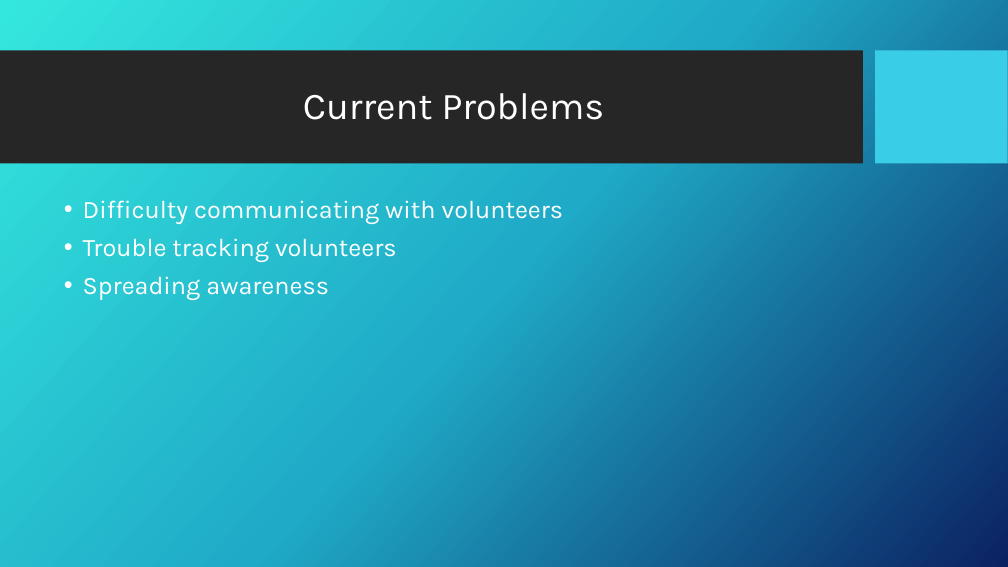
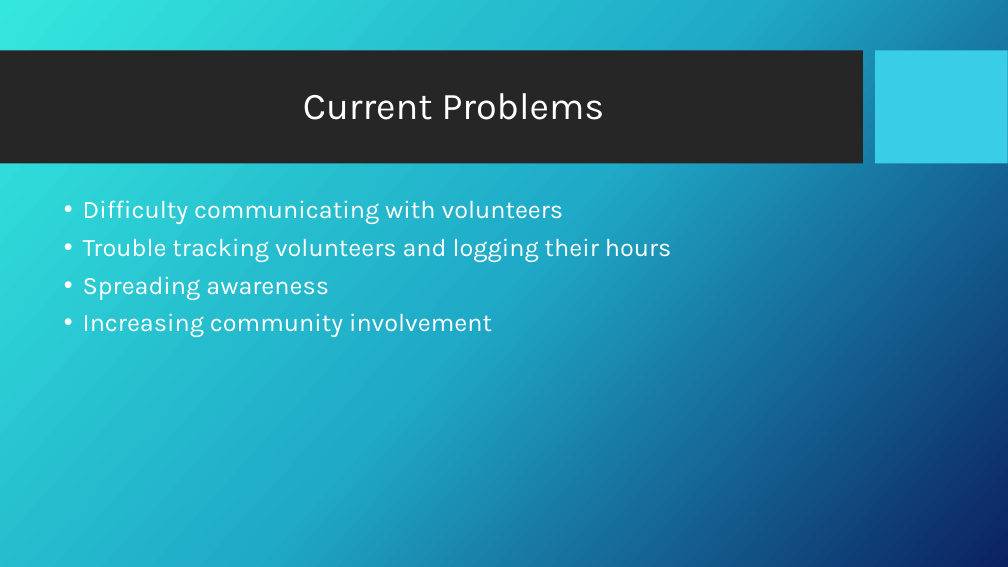
Before and after one commit to Houston17/team-4, a slide deck: slide 2 of bootflat.github.io-master/Presentation.pptx. Drawn at 1008x567 pixels with LibreOffice and Linux fonts; fonts in the diff are those of the drawing; background and template pictures are left out. Boxes give left, top, right and bottom in pixels: in the first picture for what was removed or moved away, otherwise in the second. Text is boxed around its words. In the diff, an @@ line names an element or a change of style, - is before the commit and + after.

Commit message:
"additional"

```diff
--- a/bootflat.github.io-master/Presentation.pptx
+++ b/bootflat.github.io-master/Presentation.pptx
@@ text at <box>83,238,672,262</box>: text changed @@
-• Trouble tracking volunteers
+• Trouble tracking volunteers and logging their hours
@@ text at <box>83,313,492,337</box>: paragraph added @@
+• Increasing community involvement
```
